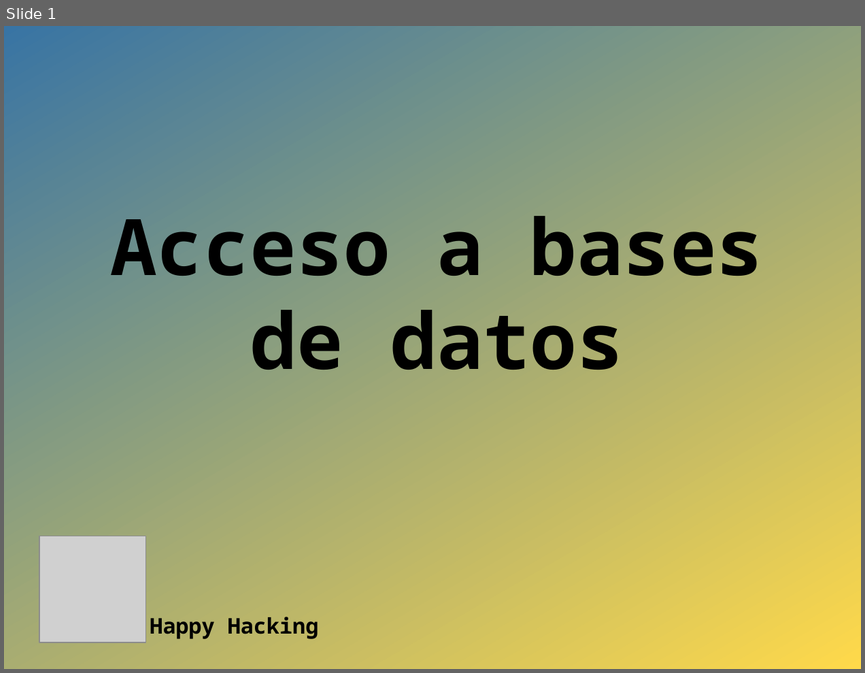
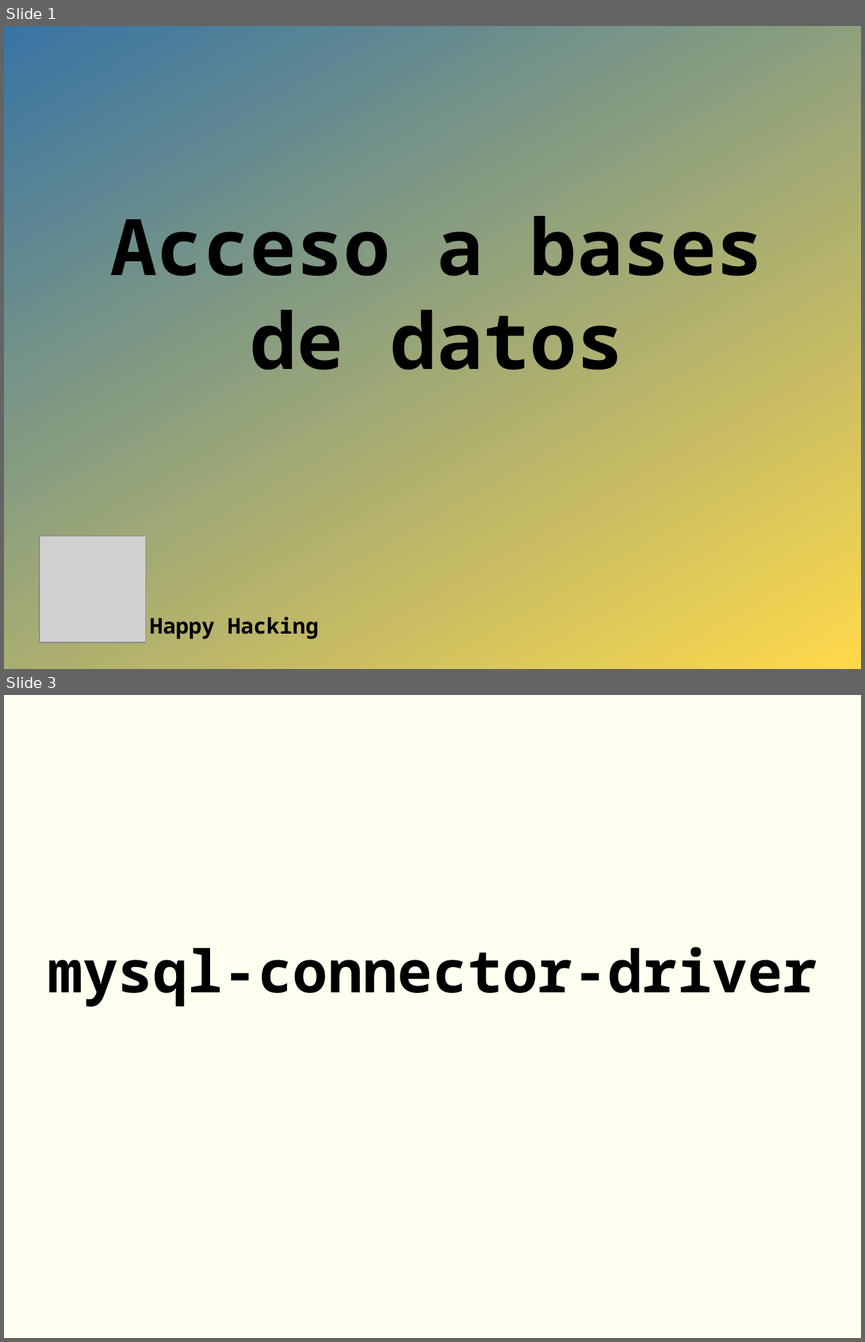
Before and after one commit to rgmf/dwes, a slide deck: unidades/06_acceso_a_bases_de_datos/presentacion/bbdd.odp. Shown one above the other, each under a label of ours: slide 1 before the commit, slides 1 and 3 after it; the slides between them are not shown. The pictures are 865x673 and 865x1342 pixels, drawn with LibreOffice and Linux fonts; fonts in the diff are those of the drawing; grey boxes stand for pictures. Boxes give left, top, right and bottom in pixels: in the first picture for what was removed or moved away, otherwise in the second. Text is boxed around its words. In the diff, an @@ line names an element or a change of style, - is before the commit and + after.

```diff
--- a/unidades/06_acceso_a_bases_de_datos/presentacion/bbdd.odp
+++ b/unidades/06_acceso_a_bases_de_datos/presentacion/bbdd.odp
@@ slide 3 added at <box>4,695,861,1338</box>, background #FFFFF0 @@
@@ subtitle added at <box>48,947,817,1006</box>, 54 pt, text #000000, bold @@
+mysql-connector-driver
```
Also in this commit, not shown: 3 slides changed, 1 other slide added, 1 slide removed.
